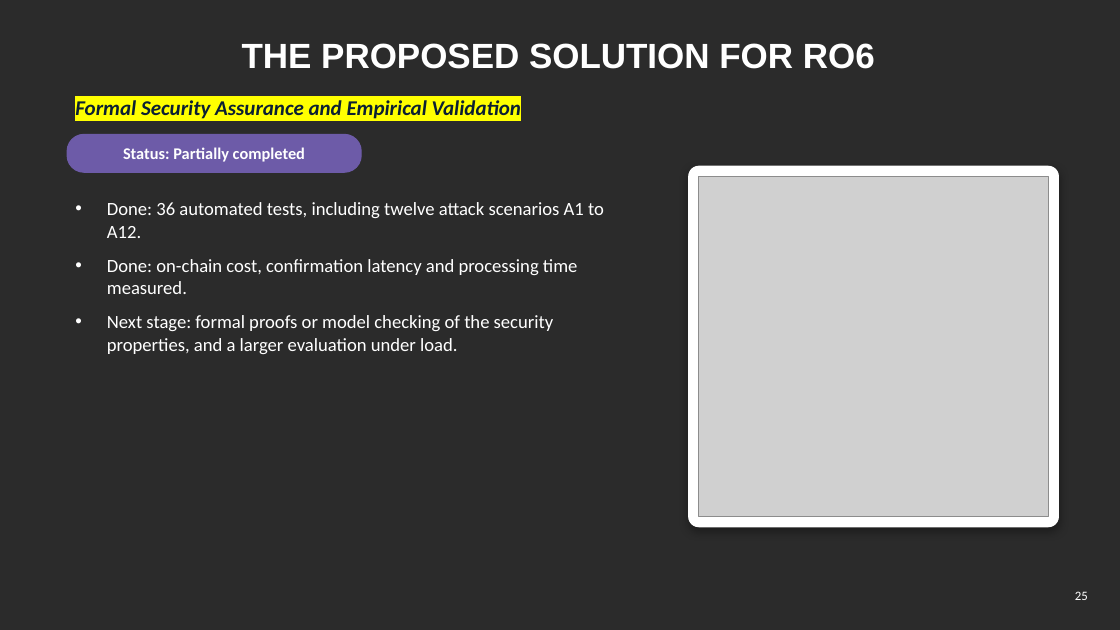
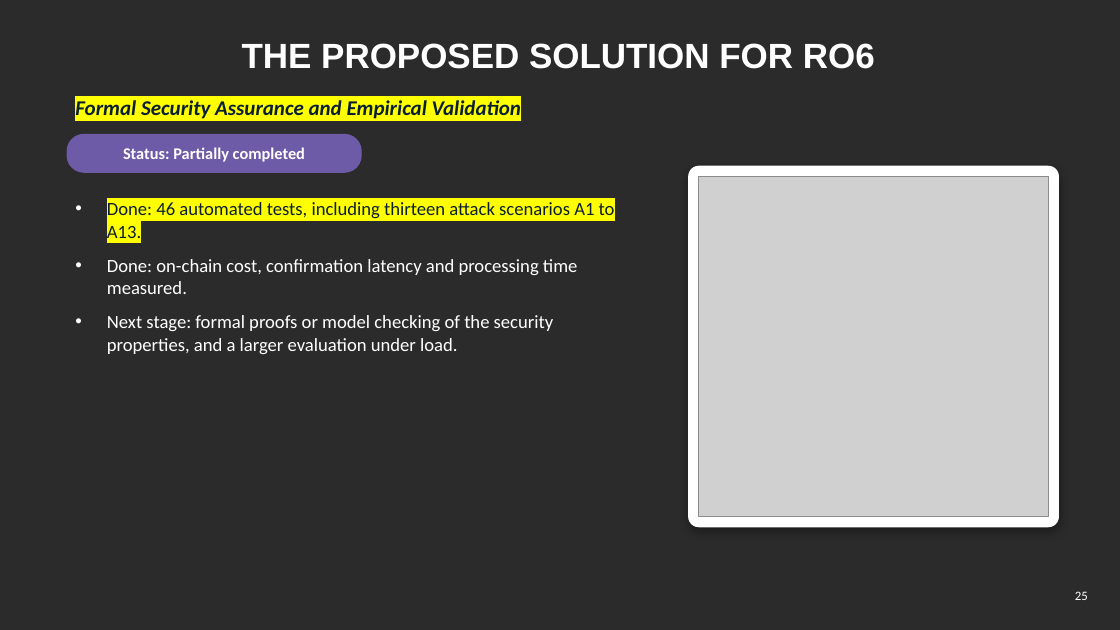
Before and after one commit to yasir12345678900/HealthRWA-Sepolia-Personal-try, a slide deck: slide 25 of docs/Yasir_CA2_Reassessment_Slides_YELLOW_changes.pptx. Drawn at 1120x630 pixels with LibreOffice and Linux fonts; fonts in the diff are those of the drawing; grey boxes stand for pictures; background and template pictures are left out; a plain dark background stands for a picture behind light text. Boxes give left, top, right and bottom in pixels: in the first picture for what was removed or moved away, otherwise in the second. Text is boxed around its words. In the diff, an @@ line names an element or a change of style, - is before the commit and + after.

```diff
--- a/docs/Yasir_CA2_Reassessment_Slides_YELLOW_changes.pptx
+++ b/docs/Yasir_CA2_Reassessment_Slides_YELLOW_changes.pptx
@@ text at (107, 202, 615, 244): text changed; text colour #FFFFFF to #0B1F33 @@
-• Done: 36 automated tests, including twelve attack scenarios A1 to A12.
+• Done: 46 automated tests, including thirteen attack scenarios A1 to A13.
```
Also in this commit, not shown: 6 other slides changed, 10 other files.
